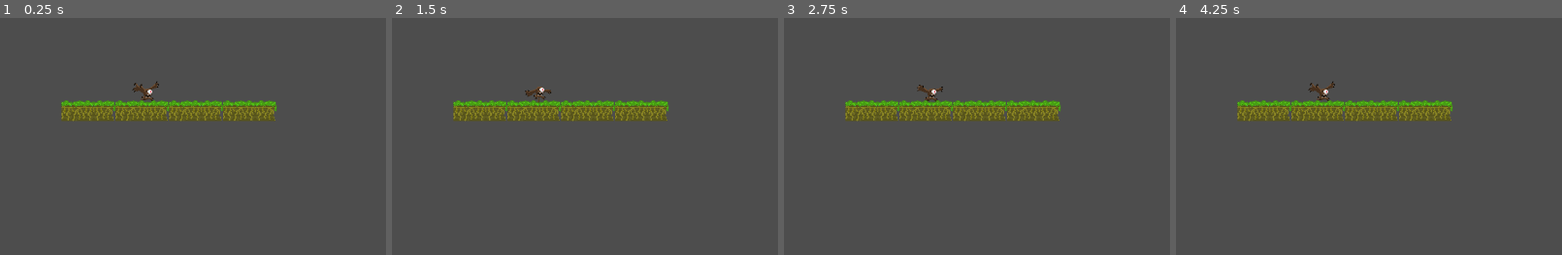
Above: before the commit, frames 1-4 (left to right).
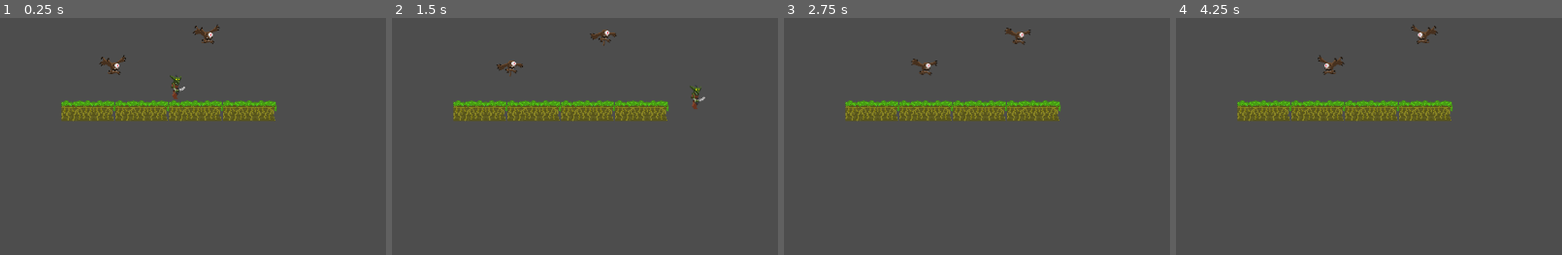
Above: after the commit, the same moments.

Repository: anakamichi/Kimchi-n-Sushi
Game: Godot game, scene res://node_2d.tscn
The game is run twice, just before and just after one commit, with the same random seed, the same clock (stepped at 60 frames per second) and the same inputs. The project has no main scene, so this scene is started directly.
Inputs:
- Up to frame 1 (0.25 s): no input
- Up to frame 2 (1.5 s): tap Enter (ui_accept) at 0.5, 0.6, 0.77, 1.07, 1.35 s; hold Right (ui_right) from 0.53 s (still down)
- Up to frame 3 (2.75 s): tap Enter (ui_accept) at 1.52, 1.82, 2.1 s; release Right (ui_right) at 2.03 s; hold Left (ui_left) from 2.03 s (still down)
- Up to frame 4 (4.25 s): release Left (ui_left) at 2.78 s; hold Right (ui_right) from 2.78 s (still down); tap Enter (ui_accept) at 2.85, 3.02, 3.32, 3.6, 3.77, 4.07 s

The runs differ from the first frame. In frame 1, 0.8% of the frame differs, in the area x 25-57%, y 2-36%; in frame 2, 0.7%; in frame 3, 0.5%; in frame 4, 0.6%.
Error before the commit: Invalid access to property or key 'position' on a base object of type 'Nil'. (res://Enemy/enemy.tscn::GDScript_777gm:41)

Commit message:
FlyingEye and Goblin

Diff:
--- a/Enemy/enemy.tscn
+++ b/Enemy/enemy.tscn
@@ -10,7 +10,7 @@
 class_name FlyingEye
 
 const speed = 50
-var is_eye_chase: bool = true
+var is_eye_chase: bool = false
 
 var health = 2
 var health_max = 2
@@ -22,7 +22,7 @@
 var is_dealing_damage: bool = false
 
 var dir: Vector2
-const gravity = 900
+const gravity = 0
 var knockback_force = 200
 var is_roaming: bool = true
 
@@ -30,11 +30,11 @@
 var player_in_area = false
 
 func _process(delta):
-	if !is_on_floor():
-		velocity.y += gravity * delta
-		velocity.x = 0
-
-	##player = Global.playerBody
+	#if !is_on_floor():
+		#velocity.y += gravity * delta
+		#velocity.x = 0
+
+	#player = Global.playerBody
 
 	move(delta)
 	handle_animation()
@@ -44,9 +44,9 @@
 	if !dead:
 		if !is_eye_chase:
 			velocity += dir * speed * delta
-		elif is_eye_chase and !taking_damage:
-			var dir_to_player = position.direction_to(player.position) * speed
-			velocity.x = dir_to_player.x
+		#elif is_eye_chase and !taking_damage:
+			#var dir_to_player = position.direction_to(player.position) * speed
+			#velocity.x = dir_to_player.x
 		is_roaming = true
 	elif dead:
 		velocity.x = 0
@@ -217,7 +217,7 @@
 radius = 9.0
 height = 22.0
 
-[node name="Enemy" type="CharacterBody2D"]
+[node name="FlyingEye" type="CharacterBody2D"]
 script = SubResource("GDScript_777gm")
 
 [node name="AnimatedSprite2D" type="AnimatedSprite2D" parent="."]
--- /dev/null
+++ b/Goblin/goblin.gd
@@ -0,0 +1,28 @@
+extends CharacterBody2D
+
+
+const SPEED = 200.0
+const JUMP_VELOCITY = -300.0
+
+# Get the gravity from the project settings to be synced with RigidBody nodes.
+var gravity = ProjectSettings.get_setting("physics/2d/default_gravity")
+
+
+func _physics_process(delta):
+	# Add the gravity.
+	if not is_on_floor():
+		velocity.y += gravity * delta
+
+	# Handle jump.
+	if Input.is_action_just_pressed("ui_accept") and is_on_floor():
+		velocity.y = JUMP_VELOCITY
+
+	# Get the input direction and handle the movement/deceleration.
+	# As good practice, you should replace UI actions with custom gameplay actions.
+	var direction = Input.get_axis("ui_left", "ui_right")
+	if direction:
+		velocity.x = direction * SPEED
+	else:
+		velocity.x = move_toward(velocity.x, 0, SPEED)
+
+	move_and_slide()
--- /dev/null
+++ b/Goblin/goblin.tscn
@@ -0,0 +1,118 @@
+[gd_scene load_steps=18 format=3 uid="uid://qjir30n3q4hm"]
+
+[ext_resource type="Script" path="res://Goblin/goblin.gd" id="1_4kjx1"]
+[ext_resource type="Texture2D" uid="uid://bv0j4cr6xnpx8" path="res://Assets/Monsters_Creatures_Fantasy/Goblin/Idle.png" id="1_si6yr"]
+[ext_resource type="Texture2D" uid="uid://c7f75lgtkb20n" path="res://Assets/Monsters_Creatures_Fantasy/Goblin/Run.png" id="3_ai7te"]
+
+[sub_resource type="AtlasTexture" id="AtlasTexture_o74pm"]
+atlas = ExtResource("1_si6yr")
+region = Rect2(0, 0, 150, 150)
+
+[sub_resource type="AtlasTexture" id="AtlasTexture_0w6pj"]
+atlas = ExtResource("1_si6yr")
+region = Rect2(150, 0, 150, 150)
+
+[sub_resource type="AtlasTexture" id="AtlasTexture_7bpio"]
+atlas = ExtResource("1_si6yr")
+region = Rect2(300, 0, 150, 150)
+
+[sub_resource type="AtlasTexture" id="AtlasTexture_6r886"]
+atlas = ExtResource("1_si6yr")
+region = Rect2(450, 0, 150, 150)
+
+[sub_resource type="AtlasTexture" id="AtlasTexture_pnxwt"]
+atlas = ExtResource("3_ai7te")
+region = Rect2(0, 0, 150, 150)
+
+[sub_resource type="AtlasTexture" id="AtlasTexture_vyn7b"]
+atlas = ExtResource("3_ai7te")
+region = Rect2(150, 0, 150, 150)
+
+[sub_resource type="AtlasTexture" id="AtlasTexture_spyyw"]
+atlas = ExtResource("3_ai7te")
+region = Rect2(300, 0, 150, 150)
+
+[sub_resource type="AtlasTexture" id="AtlasTexture_x8tar"]
+atlas = ExtResource("3_ai7te")
+region = Rect2(450, 0, 150, 150)
+
+[sub_resource type="AtlasTexture" id="AtlasTexture_liqk3"]
+atlas = ExtResource("3_ai7te")
+region = Rect2(600, 0, 150, 150)
+
+[sub_resource type="AtlasTexture" id="AtlasTexture_38roc"]
+atlas = ExtResource("3_ai7te")
+region = Rect2(750, 0, 150, 150)
+
+[sub_resource type="AtlasTexture" id="AtlasTexture_b1qsa"]
+atlas = ExtResource("3_ai7te")
+region = Rect2(900, 0, 150, 150)
+
+[sub_resource type="AtlasTexture" id="AtlasTexture_m5ser"]
+atlas = ExtResource("3_ai7te")
+region = Rect2(1050, 0, 150, 150)
+
+[sub_resource type="SpriteFrames" id="SpriteFrames_xi1ss"]
+animations = [{
+"frames": [{
+"duration": 1.0,
+"texture": SubResource("AtlasTexture_o74pm")
+}, {
+"duration": 1.0,
+"texture": SubResource("AtlasTexture_0w6pj")
+}, {
+"duration": 1.0,
+"texture": SubResource("AtlasTexture_7bpio")
+}, {
+"duration": 1.0,
+"texture": SubResource("AtlasTexture_6r886")
+}],
+"loop": true,
+"name": &"idle",
+"speed": 10.0
+}, {
+"frames": [{
+"duration": 1.0,
+"texture": SubResource("AtlasTexture_pnxwt")
+}, {
+"duration": 1.0,
+"texture": SubResource("AtlasTexture_vyn7b")
+}, {
+"duration": 1.0,
+"texture": SubResource("AtlasTexture_spyyw")
+}, {
+"duration": 1.0,
+"texture": SubResource("AtlasTexture_x8tar")
+}, {
+"duration": 1.0,
+"texture": SubResource("AtlasTexture_liqk3")
+}, {
+"duration": 1.0,
+"texture": SubResource("AtlasTexture_38roc")
+}, {
+"duration": 1.0,
+"texture": SubResource("AtlasTexture_b1qsa")
+}, {
+"duration": 1.0,
+"texture": SubResource("AtlasTexture_m5ser")
+}],
+"loop": true,
+"name": &"run",
+"speed": 5.0
+}]
+
+[sub_resource type="CapsuleShape2D" id="CapsuleShape2D_ufbt0"]
+height = 34.0
+
+[node name="Goblin" type="CharacterBody2D"]
+script = ExtResource("1_4kjx1")
+
+[node name="AnimatedSprite2D" type="AnimatedSprite2D" parent="."]
+sprite_frames = SubResource("SpriteFrames_xi1ss")
+animation = &"run"
+frame = 6
+frame_progress = 0.126567
+
+[node name="CollisionShape2D" type="CollisionShape2D" parent="."]
+position = Vector2(2, 10)
+shape = SubResource("CapsuleShape2D_ufbt0")
--- a/node_2d.tscn
+++ b/node_2d.tscn
@@ -1,8 +1,9 @@
-[gd_scene load_steps=6 format=3 uid="uid://yw26w3tphfvg"]
+[gd_scene load_steps=7 format=3 uid="uid://yw26w3tphfvg"]
 
 [ext_resource type="Script" path="res://node_2d.gd" id="1_cv8rq"]
 [ext_resource type="PackedScene" uid="uid://80sq5hjs7dhs" path="res://Enemy/enemy.tscn" id="1_raleo"]
 [ext_resource type="Texture2D" uid="uid://d2cu0xywpbenh" path="res://Assets/Tiles/BlockSheetMain.png" id="1_witvo"]
+[ext_resource type="PackedScene" uid="uid://qjir30n3q4hm" path="res://Goblin/goblin.tscn" id="4_n4fxu"]
 
 [sub_resource type="TileSetAtlasSource" id="TileSetAtlasSource_c48h1"]
 texture = ExtResource("1_witvo")
@@ -272,5 +273,11 @@
 layer_0/name = "Ground"
 layer_0/tile_data = PackedInt32Array(655373, 65536, 0, 720909, 65536, 1, 655374, 131072, 0, 720910, 131072, 1, 655375,  …(669 unchanged characters)…
 
-[node name="Enemy" parent="." instance=ExtResource("1_raleo")]
-position = Vector2(331, 137)
+[node name="FlyingEye" parent="." instance=ExtResource("1_raleo")]
+position = Vector2(282, 109)
+
+[node name="FlyingEye2" parent="." instance=ExtResource("1_raleo")]
+position = Vector2(421, 63)
+
+[node name="Goblin" parent="." instance=ExtResource("4_n4fxu")]
+position = Vector2(375, 134)
--- a/project.godot
+++ b/project.godot
@@ -14,10 +14,6 @@
 config/features=PackedStringArray("4.2", "GL Compatibility")
 config/icon="res://icon.svg"
 
-[physics]
-
-2d/default_gravity=2.08165e-12
-
 [rendering]
 
 renderer/rendering_method="gl_compatibility"
